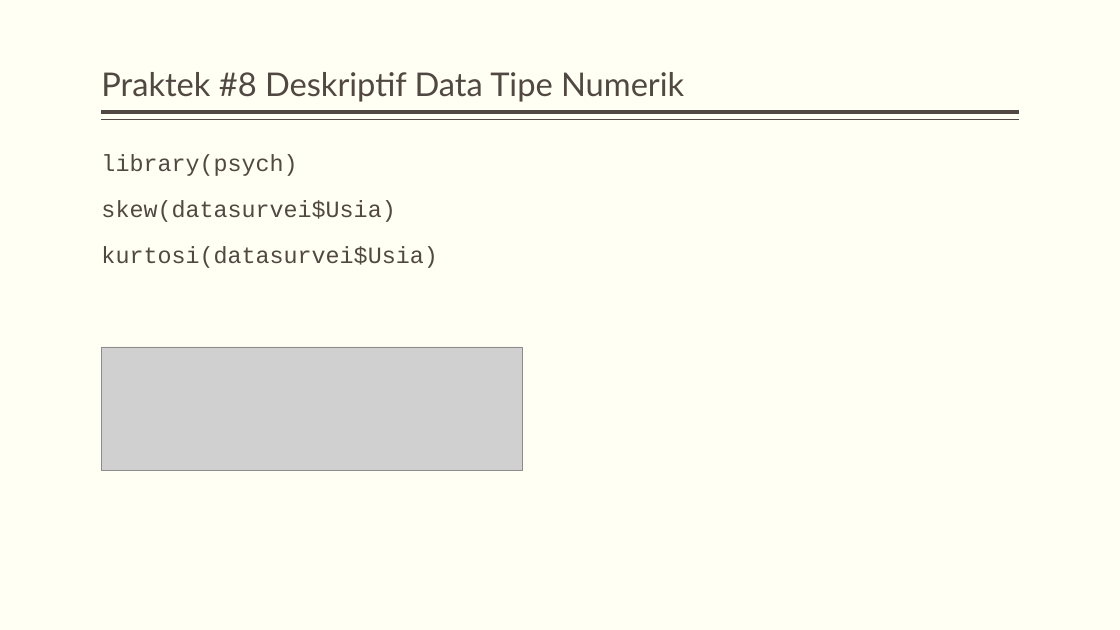
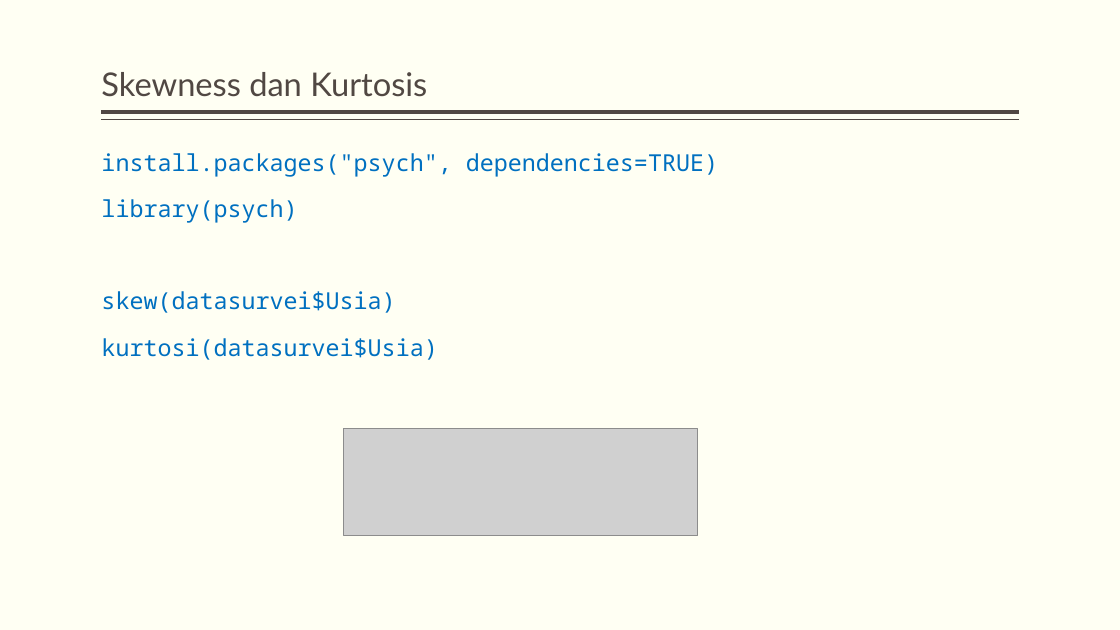
Before and after one commit to dewikiswani/pengantar-R, a slide deck: slide 45 of slide/pengenalan R.pptx (slide 44 before the commit). Drawn at 1120x630 pixels with LibreOffice and Linux fonts; fonts in the diff are those of the drawing; grey boxes stand for pictures. Boxes give left, top, right and bottom in pixels: in the first picture for what was removed or moved away, otherwise in the second. Text is boxed around its words. In the diff, an @@ line names an element or a change of style, - is before the commit and + after.

```diff
--- a/slide/pengenalan R.pptx
+++ b/slide/pengenalan R.pptx
@@ title at [101,72,427,97]: text changed @@
-Praktek #8 Deskriptif Data Tipe Numerik
+Skewness dan Kurtosis
@@ text at [101,153,718,177]: paragraph added @@
+install.packages("psych", dependencies=TRUE)
@@ text at [101,199,437,360]: font Courier New to Noto Sans Mono, text colour #514843 to #0070C0 in "library(psych)", "skew(datasurvei$Usia)", "kurtosi(datasurvei$Usia)"; indent changed @@
@@ picture removed at [102,347,523,471] @@
@@ picture added at [344,429,698,536] @@
```
Also in this commit, not shown: 6 other slides changed, 21 slides added, 15 slides removed, 1 other file.
